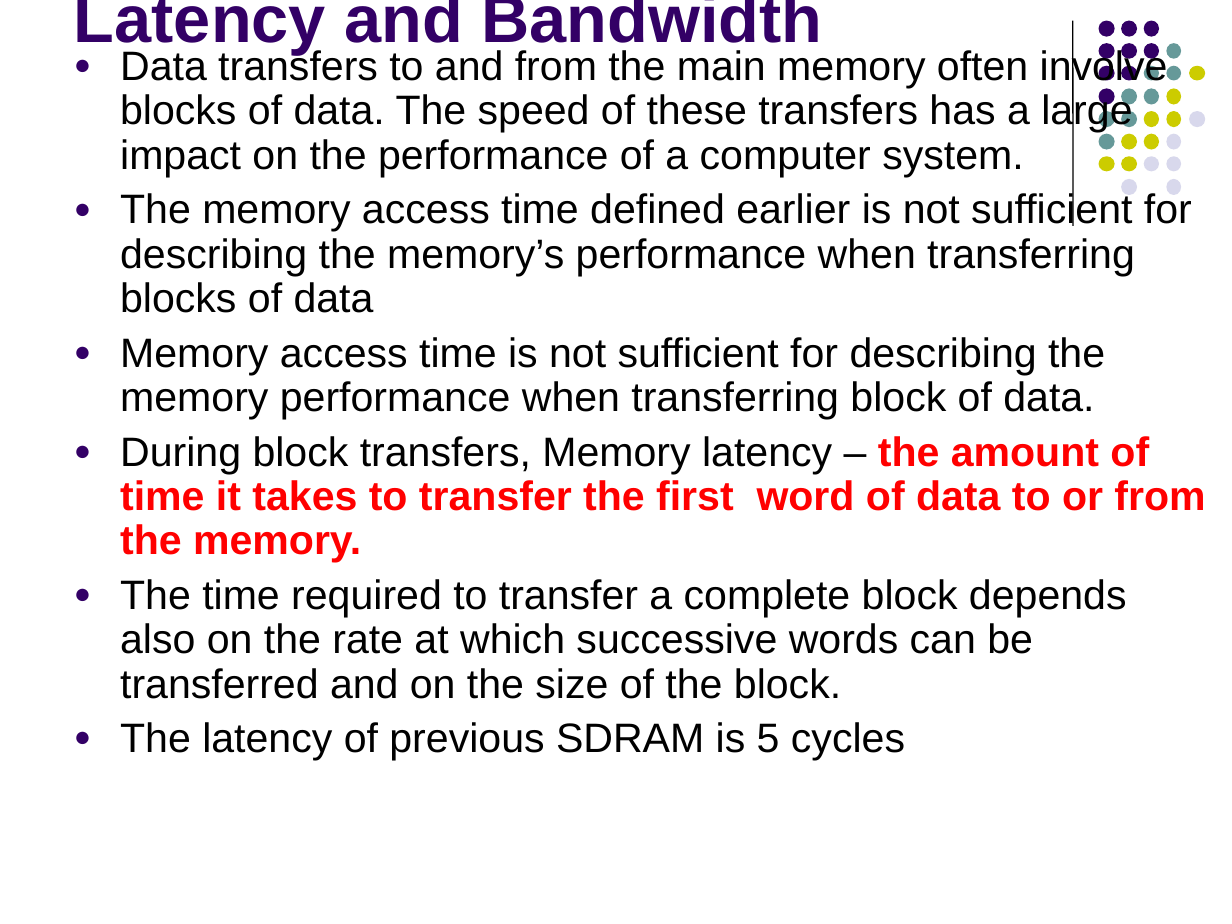
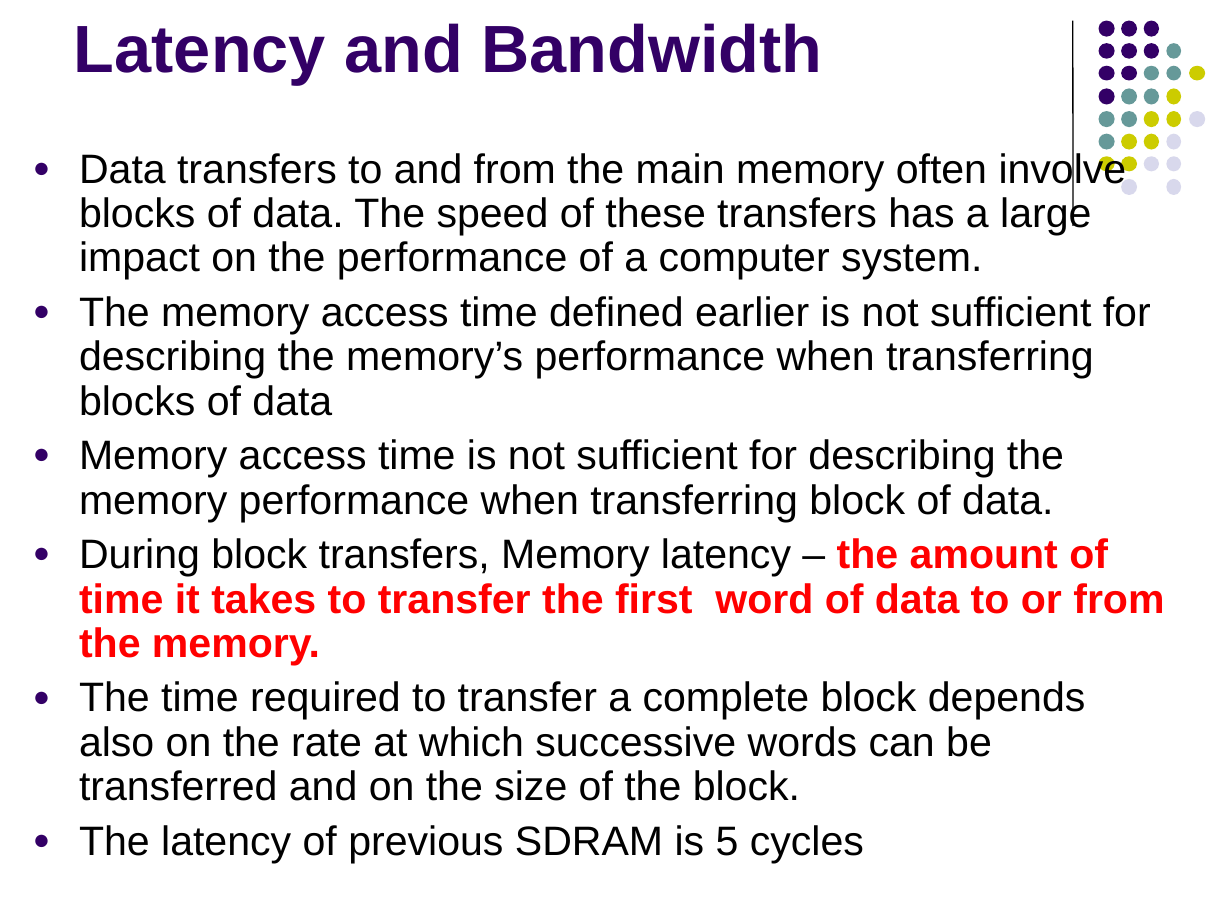
Before and after one commit to Khushi130404/Assembly_8085_Processor, a slide deck: slide 30 of CO_Study/7_memeory1_ams.ppt. Drawn at 1232x924 pixels with LibreOffice and Linux fonts; fonts in the diff are those of the drawing. Boxes give left, top, right and bottom in pixels: in the first picture for what was removed or moved away, otherwise in the second. Text is boxed around its words. In the diff, an @@ line names an element or a change of style, - is before the commit and + after.

```diff
--- a/CO_Study/7_memeory1_ams.ppt
+++ b/CO_Study/7_memeory1_ams.ppt
@@ title "Latency and Bandwidth" rewrapped from box(74, 0, 822, 54) to box(74, 23, 822, 84) @@
@@ text "Data transfers to and from ...": place and size @@
-text "Data transfers to and from ..." at box(120, 47, 1205, 761)
+text "Data transfers to and from ..." at box(79, 150, 1164, 863)
```
Also in this commit, not shown: 10 other slides changed, 1 other file.
